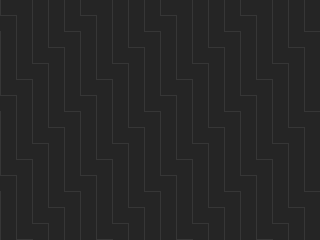
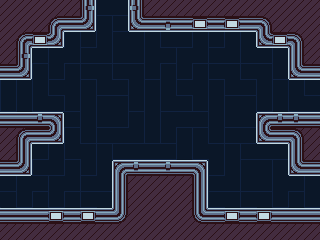
The second (320, 240) image is a revision of the first. Changes to its layers:
showed "Layer 3" over [0,0,320,240]
added layer "Layer 6" above "Layer 5" over [0,0,320,240]
